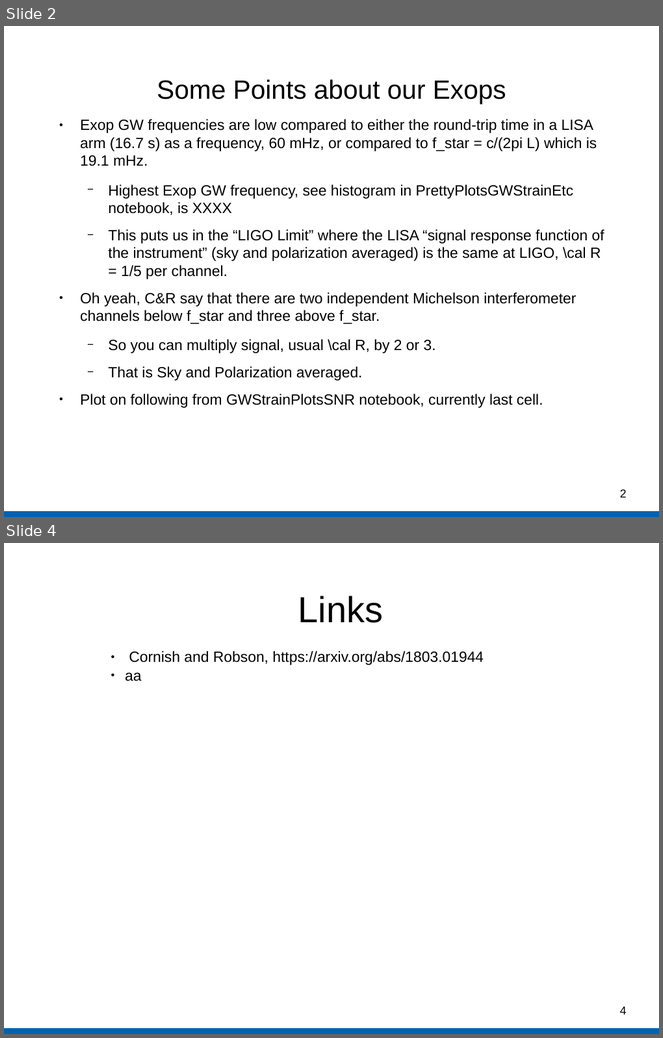
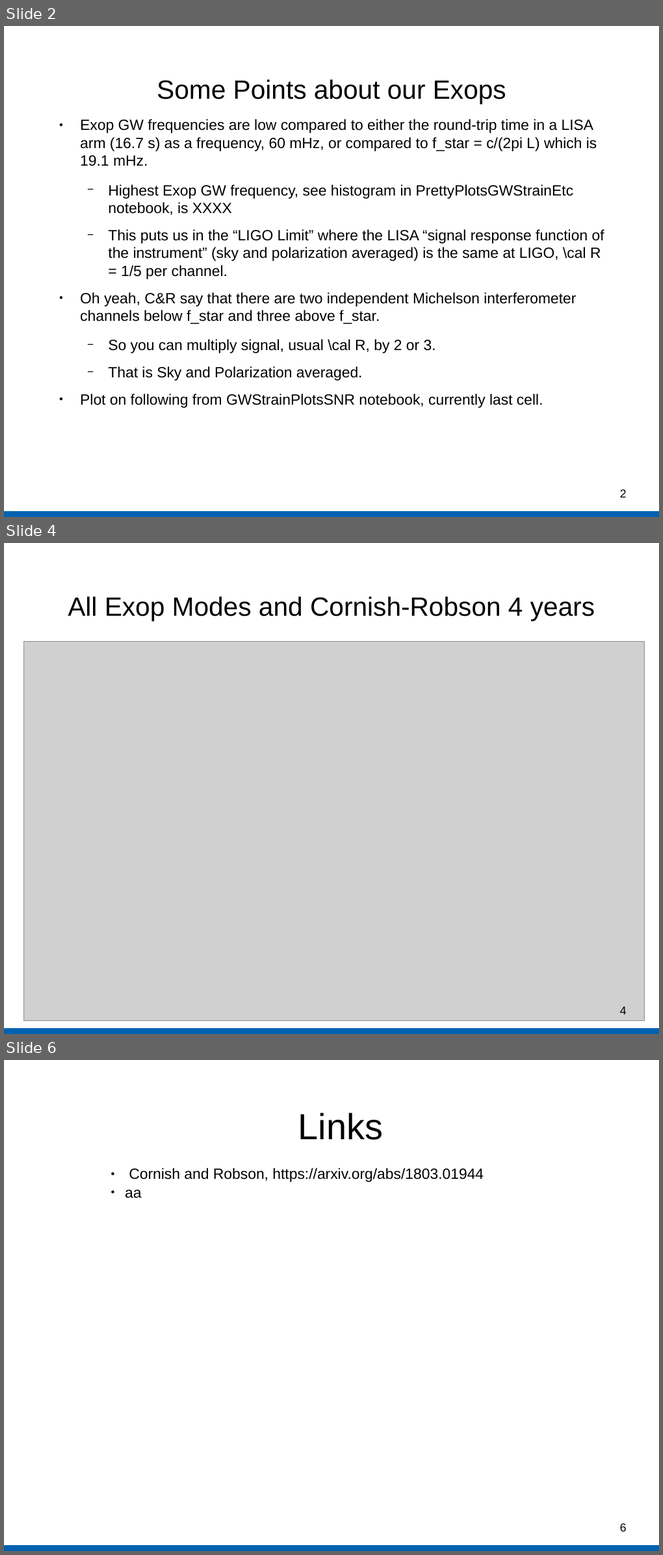
Before and after one commit to gabella/exoplanetsMath, a slide deck: python/NoiseNotesCornishEtAlMaggiore.odp. Shown one above the other, each under a label of ours: slides 2 and 4 before the commit, slides 2, 4 and 6 after it; the slides between them are not shown. The pictures are 663x1038 and 663x1555 pixels, drawn with LibreOffice and Linux fonts; fonts in the diff are those of the drawing; grey boxes stand for pictures; background and template pictures are left out. Boxes give left, top, right and bottom in pixels: in the first picture for what was removed or moved away, otherwise in the second. Text is boxed around its words. In the diff, an @@ line names an element or a change of style, - is before the commit and + after.

Commit message:
first crack at Cornish-Robson S_n and the modes plot

```diff
--- a/python/NoiseNotesCornishEtAlMaggiore.odp
+++ b/python/NoiseNotesCornishEtAlMaggiore.odp
@@ slide 4 added at (4,543,659,1034), background #FFFFFF; not listed: 1 template element that a slide beside it also shows @@
@@ title added at (68,596,595,621), 32 pt, text #000000 @@
+All Exop Modes and Cornish-Robson 4 years
@@ picture added at (24,642,644,1021) @@
@@ page number added at (620,1006,627,1015), 14 pt, text #000000 @@
+4
@@ what was slide 4 is now slide 6 @@
@@ page number at (620,1523,627,1532): text changed @@
-4
+6
```
Also in this commit, not shown: 1 slide changed, 1 other slide added, 6 other files.
